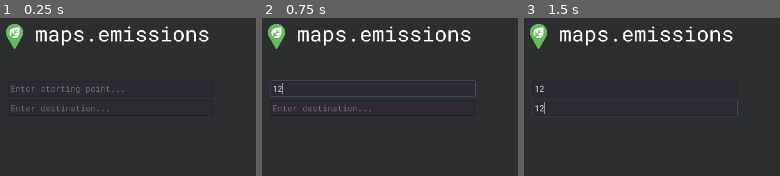
Above: before the commit, frames 1-3 (left to right).
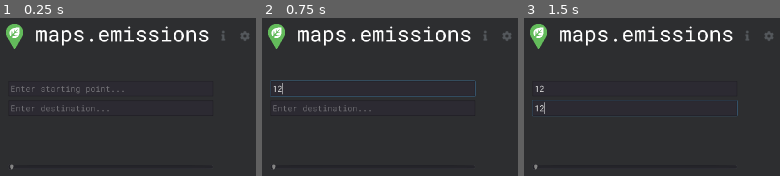
Above: after the commit, the same moments.

Repository: andymjchang/maps.emissions
Game: Godot game, scene res://Scenes/TestMain.tscn
The game is run twice, just before and just after one commit, with the same random seed, the same clock (stepped at 60 frames per second) and the same inputs.
Inputs (mouse positions are in pixels of both pictures, inside the frame that each line leads up to):
- Up to frame 1 (0.25 s): no input
- Up to frame 2 (0.75 s): click (372, 89) at 0.52 s; type "12" at 0.6 s
- Up to frame 3 (1.5 s): click (634, 108) at 0.75 s; type "12" at 0.83 s; tap Enter at 1.25 s

The runs differ from the first frame. In frame 1, 0.2% of the frame differs, in the area x 3-98%, y 8-97%; in frame 2, 0.2%; in frame 3, 0.2%.

Commit message:
additional icons + slider

Diff:
--- a/Scenes/TestMain.tscn
+++ b/Scenes/TestMain.tscn
@@ -1,8 +1,10 @@
-[gd_scene load_steps=4 format=2]
+[gd_scene load_steps=6 format=2]
 
 [ext_resource path="res://UI/Roboto_Mono/roboto_mono.tres" type="DynamicFont" id=1]
 [ext_resource path="res://Assets/logo2.png" type="Texture" id=2]
 [ext_resource path="res://UI/Roboto_Mono/roboto_mono_small.tres" type="DynamicFont" id=3]
+[ext_resource path="res://Assets/info_icon.png" type="Texture" id=4]
+[ext_resource path="res://Assets/settings_icon.png" type="Texture" id=5]
 
 [node name="TestMain" type="Control"]
 anchor_right = 1.0
@@ -43,3 +45,19 @@
 custom_fonts/font = ExtResource( 3 )
 placeholder_text = "Enter destination..."
 placeholder_alpha = 0.4
+
+[node name="HSlider" type="HSlider" parent="."]
+margin_left = 78.0
+margin_top = 358.0
+margin_right = 570.0
+margin_bottom = 402.0
+
+[node name="InfoIcon" type="Sprite" parent="."]
+position = Vector2( 595, 64 )
+scale = Vector2( 1.5, 1.5 )
+texture = ExtResource( 4 )
+
+[node name="SettingsIcon" type="Sprite" parent="."]
+position = Vector2( 647, 65 )
+scale = Vector2( 1.5, 1.5 )
+texture = ExtResource( 5 )
Binary file added: Assets/info_icon.png
Not shown, added: Assets/info_icon.png.import
Binary file added: Assets/settings_icon.png
Not shown, added: Assets/settings_icon.png.import
